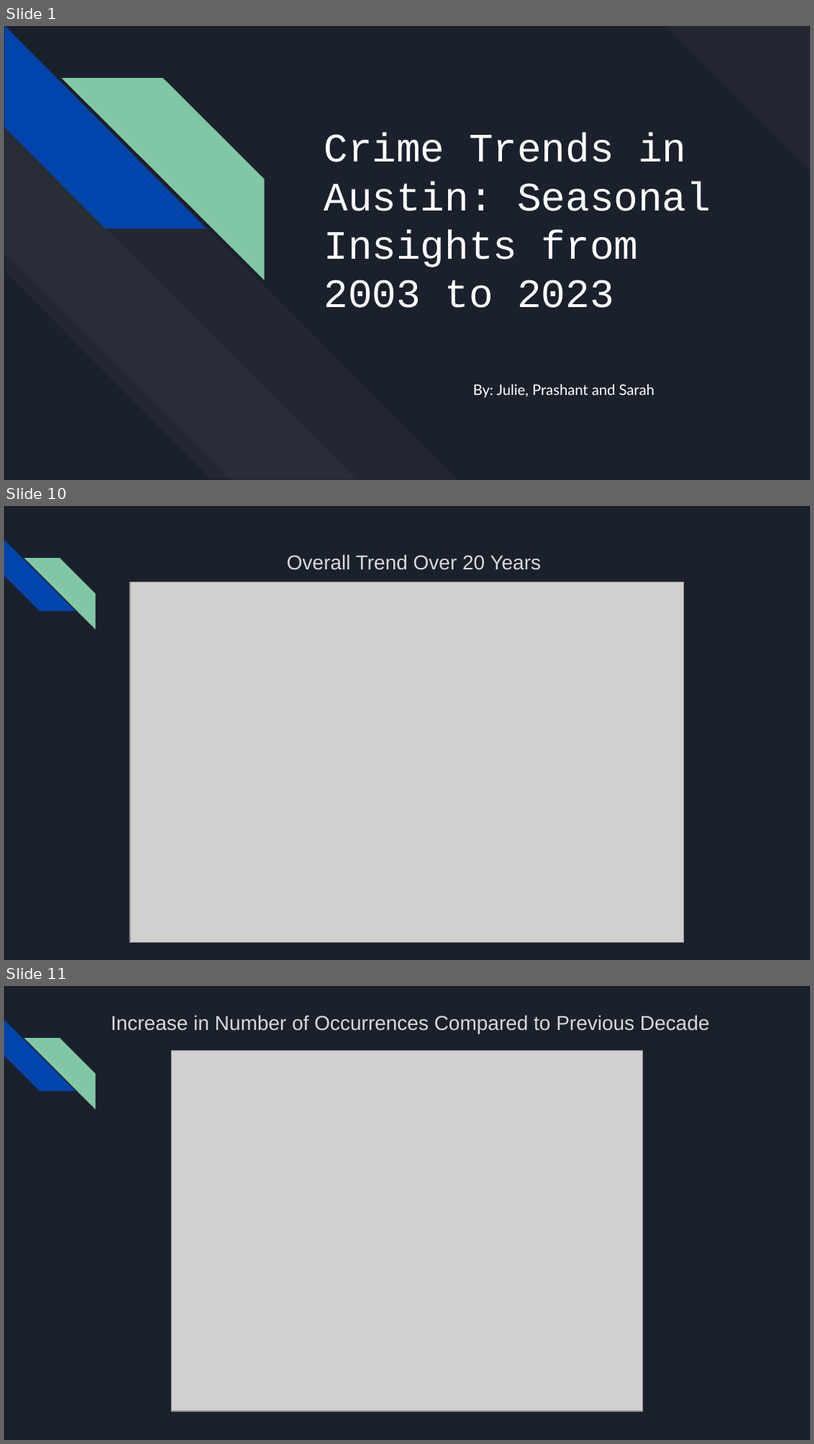
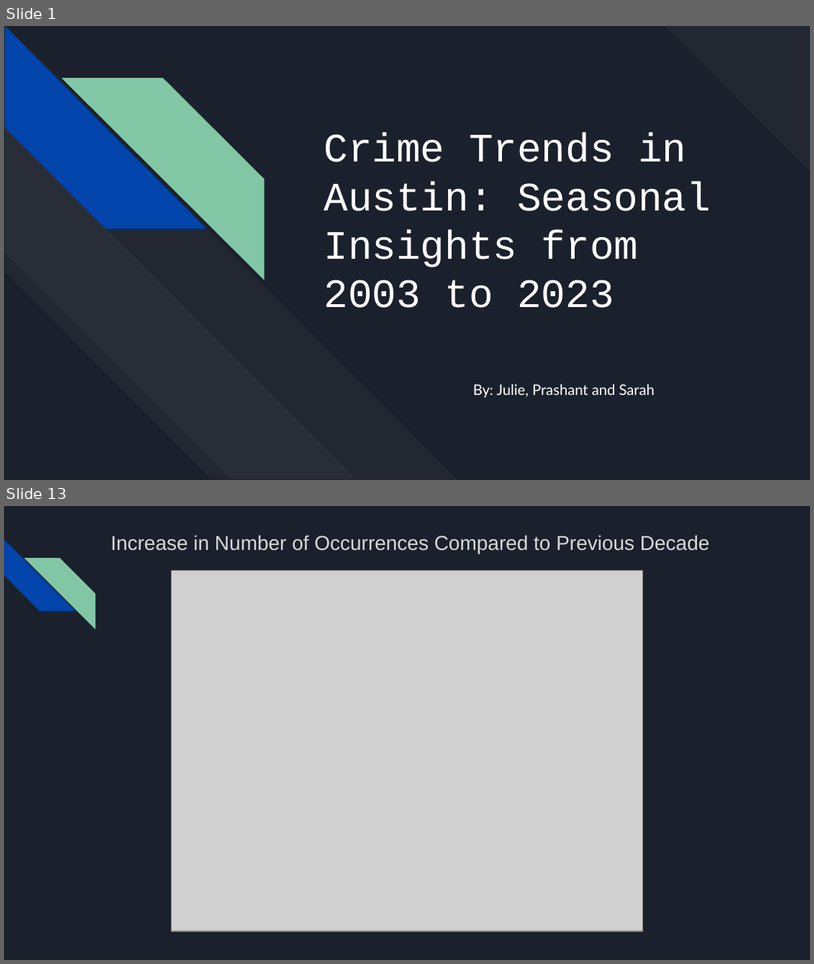
Before and after one commit to oddtexan/Project-1, a slide deck: Project 1 Presentation Final.pptx. Shown one above the other, each under a label of ours: slides 1, 10 and 11 before the commit, slides 1 and 13 after it; the slides between them are not shown. The pictures are 814x1444 and 814x964 pixels, drawn with LibreOffice and Linux fonts; fonts in the diff are those of the drawing; grey boxes stand for pictures. Boxes give left, top, right and bottom in pixels: in the first picture for what was removed or moved away, otherwise in the second. Text is boxed around its words. In the diff, an @@ line names an element or a change of style, - is before the commit and + after.

```diff
--- a/Project 1 Presentation Final.pptx
+++ b/Project 1 Presentation Final.pptx
@@ slide 10 removed at [4,506,810,960], background #1B212C; not listed: 2 template elements that a slide beside it also shows @@
@@ text removed at [287,554,542,570] @@
-Overall Trend Over 20 Years
@@ picture removed at [130,582,684,942] @@
@@ what was slide 11 is now slide 13 @@
```
Also in this commit, not shown: 10 slides changed, 3 slides added, 2 other slides removed.
